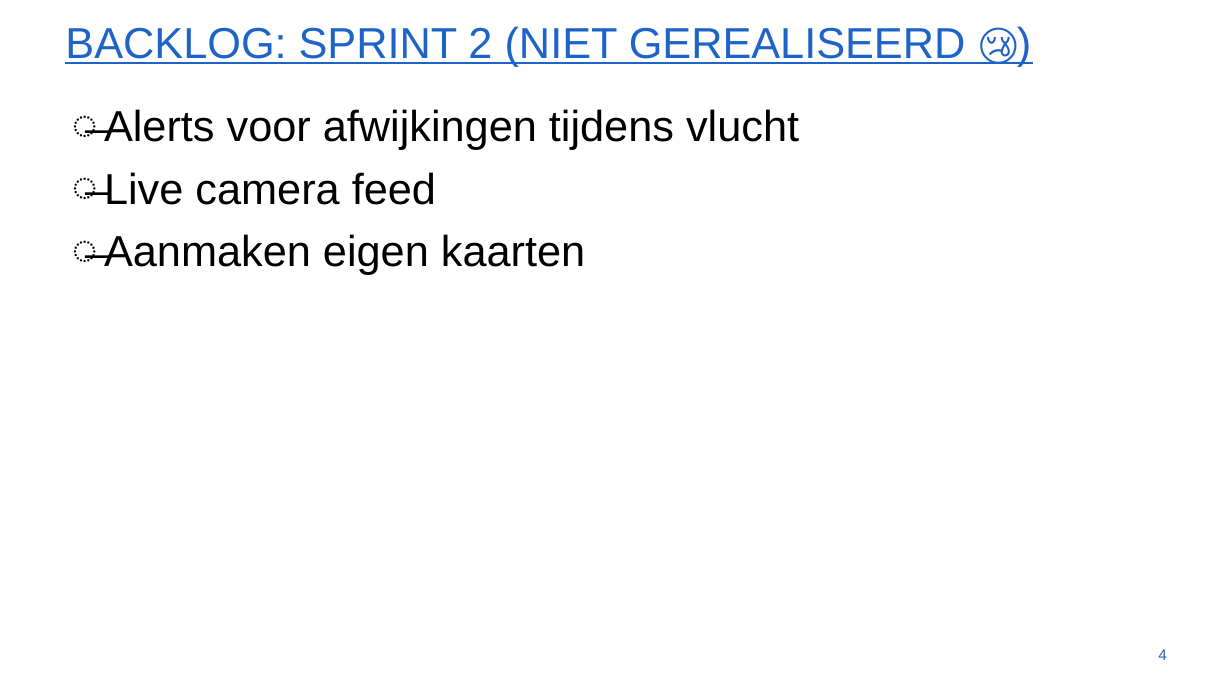
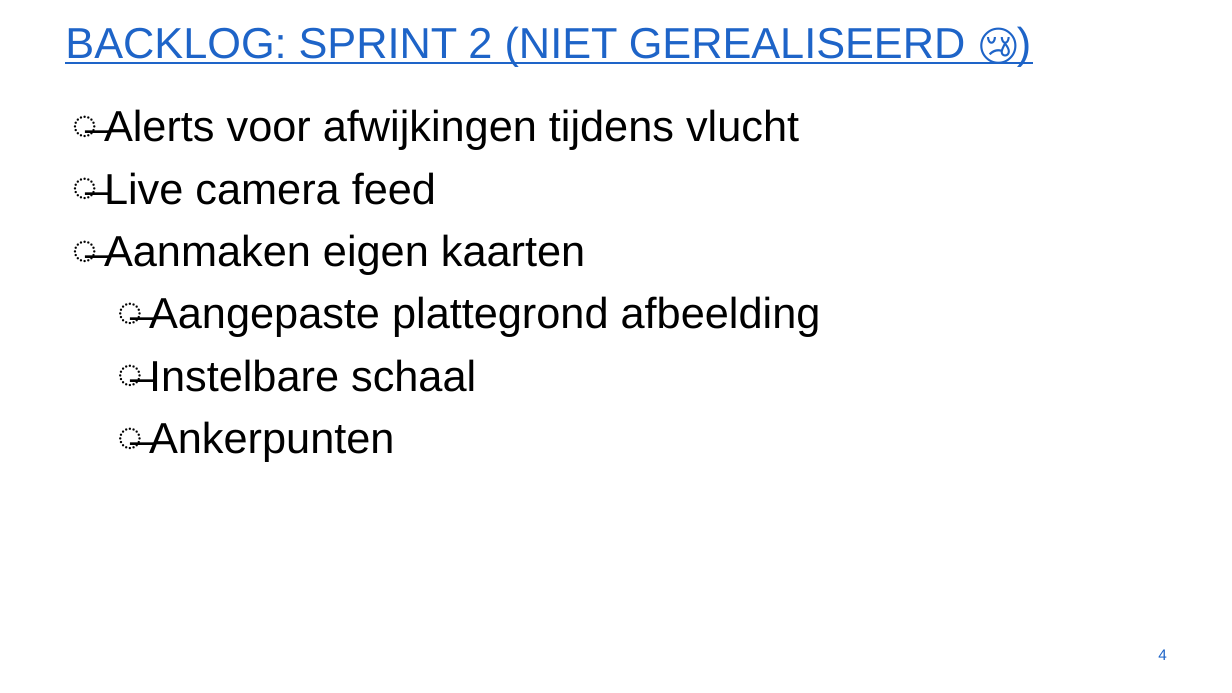
Before and after one commit to WouterStemgee/inventory-management-system-autonomous-drones, a slide deck: slide 4 of presentaties/PresentatieSprint2.pptx. Drawn at 1232x693 pixels with LibreOffice and Linux fonts; fonts in the diff are those of the drawing; background and template pictures are left out. Boxes give left, top, right and bottom in pixels: in the first picture for what was removed or moved away, otherwise in the second. Text is boxed around its words. In the diff, an @@ line names an element or a change of style, - is before the commit and + after.

```diff
--- a/presentaties/PresentatieSprint2.pptx
+++ b/presentaties/PresentatieSprint2.pptx
@@ text at [149,296,821,461]: paragraphs added @@
+  ̶ Aangepaste plattegrond afbeelding
+  ̶ Instelbare schaal
+  ̶ Ankerpunten
```
Also in this commit, not shown: 5 other slides changed, 5 slides added, 2 slides removed, 2 other files.
